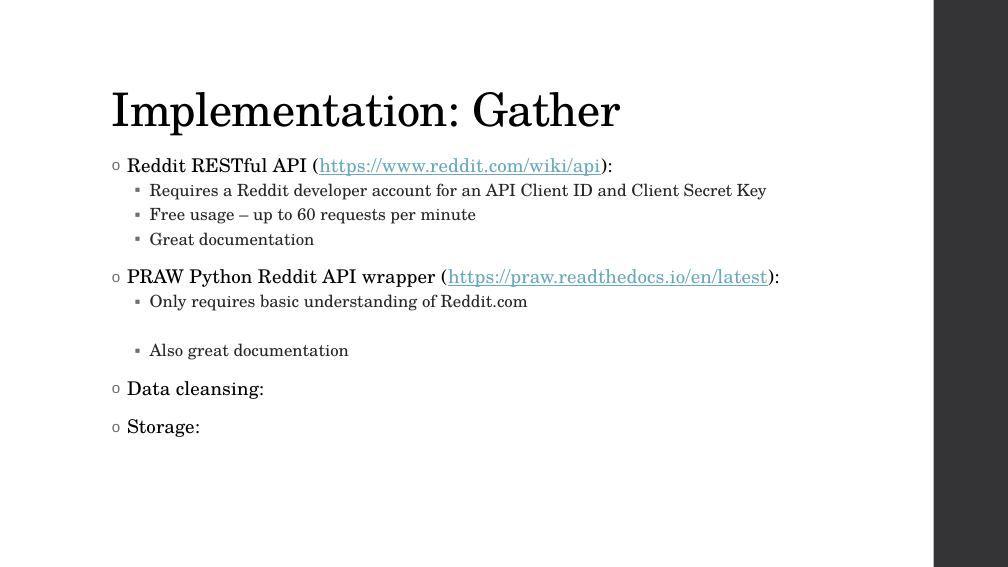
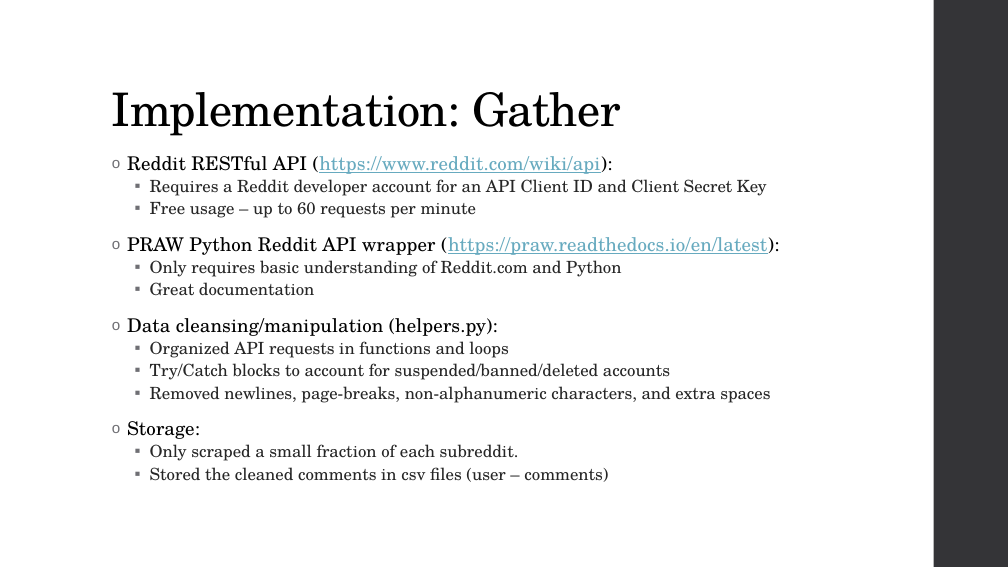
Before and after one commit to iamjz/Network-Recommendation-Engine, a slide deck: slide 7 of NetworkRecommendationEngine_Capstone_LZHAO.pptx. Drawn at 1008x567 pixels with LibreOffice and Linux fonts; fonts in the diff are those of the drawing. Boxes give left, top, right and bottom in pixels: in the first picture for what was removed or moved away, otherwise in the second. Text is boxed around its words. In the diff, an @@ line names an element or a change of style, - is before the commit and + after.

Commit message:
reddit

```diff
--- a/NetworkRecommendationEngine_Capstone_LZHAO.pptx
+++ b/NetworkRecommendationEngine_Capstone_LZHAO.pptx
@@ text at (127, 156, 767, 439): line spacing 0.95 to 0.85; line spacing 0.9 to 0.8 @@
@@ text at (127, 237, 779, 277): paragraphs added @@
+o PRAW Python Reddit API wrapper (https://praw.readthedocs.io/en/latest):
+  ▪ Only requires basic understanding of Reddit.com and Python
@@ text at (127, 318, 770, 403): text changed; size 18 to 16 pt @@
-o PRAW Python Reddit API wrapper (https://praw.readthedocs.io/en/latest):
-  ▪ Only requires basic understanding of Reddit.com
-  ▪ Also great documentation
-o Data cleansing:
+o Data cleansing/manipulation (helpers.py):
+  ▪ Organized API requests in functions and loops
+  ▪ Try/Catch blocks to account for suspended/banned/deleted accounts
+  ▪ Removed newlines, page-breaks, non-alphanumeric characters, and extra spaces
@@ text at (150, 444, 608, 482): paragraphs added @@
+  ▪ Only scraped a small fraction of each subreddit.
+  ▪ Stored the cleaned comments in csv files (user – comments)
```
Also in this commit, not shown: 6 other slides changed, 1 slide added, 1 slide removed, 2 other files.
